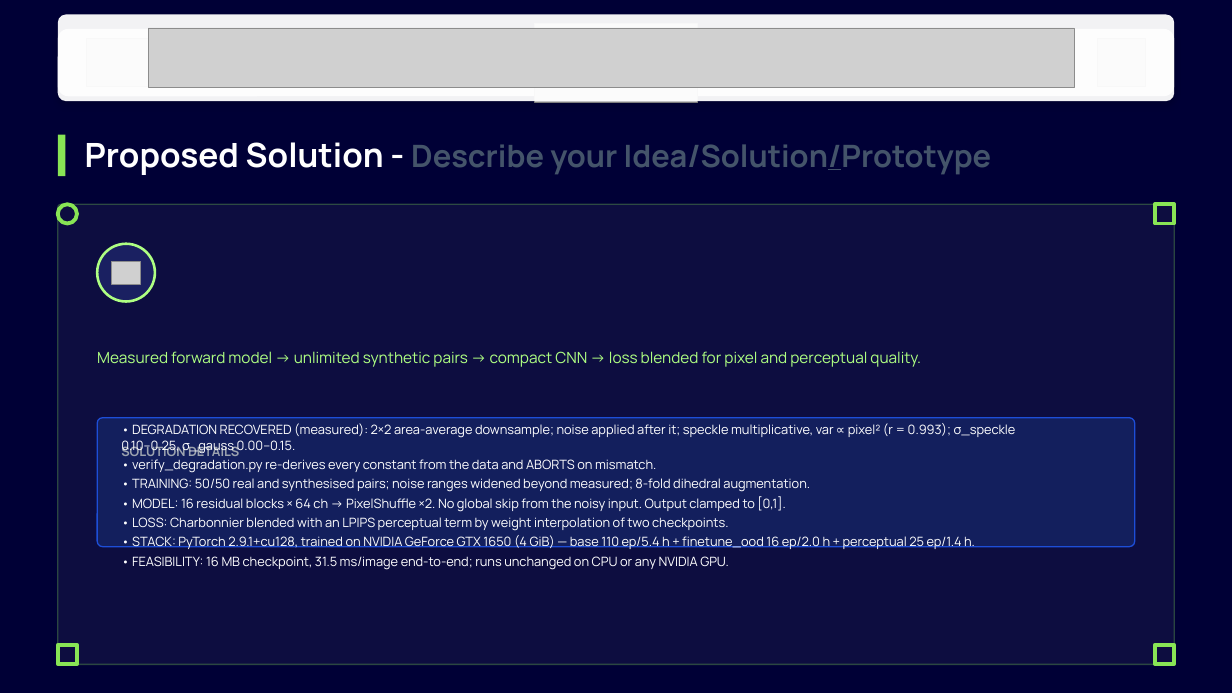
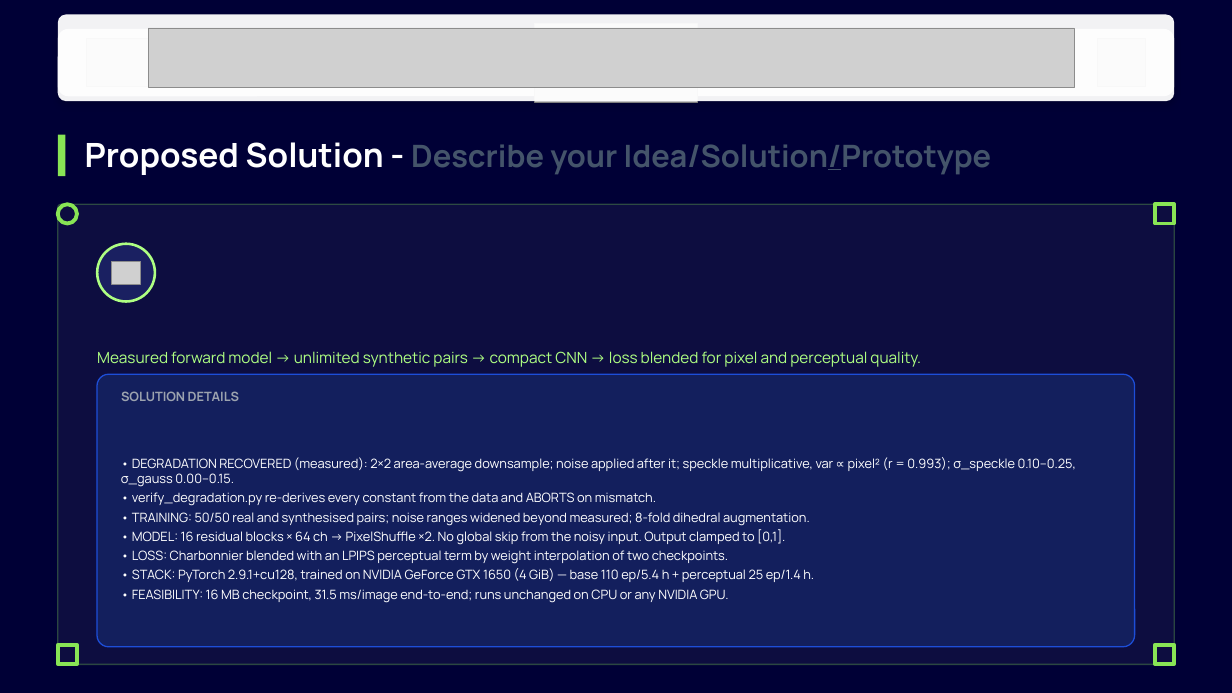
Before and after one commit to bevinj2255/i4c_hackathon, a slide deck: slide 4 of solution_presentation.pptx. Drawn at 1232x693 pixels with LibreOffice and Linux fonts; fonts in the diff are those of the drawing; grey boxes stand for pictures; background and template pictures are left out; a plain dark background stands for a picture behind light text. Boxes give left, top, right and bottom in pixels: in the first picture for what was removed or moved away, otherwise in the second. Text is boxed around its words. In the diff, an @@ line names an element or a change of style, - is before the commit and + after.

Commit message:
Proofread the deck by rendering it, and fix what that exposed
Set academic year to 4th. Then rendered all 7 PDF pages to images and looked at them,
rather than only checking that the text was present. Text can be correct and still be
unreadable, and five real defects were only visible that way:

  - the Proposed Solution bullets overflowed their card and printed over the SOLUTION
    DETAILS label. The card resize had silently done nothing: the selector filtered on
    'not sh.has_text_frame', but auto-shapes HAVE a text frame, so it matched no shapes
    and failed without error.
  - 'Bevin Punnoose Jacob' wrapped onto three lines and the email broke mid-word
    ('govindinferno@gmail.co / m') in the template's 1.2in boxes. Widened them.
  - two badge icons on the Impact slide sat on top of the metric text after the cards
    moved up; they now move with their labels.
  - the references were printed under the heading 'Prototype / Simulation Video', which
    mislabels them. They now have their own REFERENCES block, and the video box states
    plainly that no video was submitted.
  - the stack line listed finetune_ood, an experiment we measured and rejected. It
    contributed nothing to the shipped weights and does not belong on a results slide.

Cards are now sized to their content and text is placed inside them instead of being
allowed to spill.

```diff
--- a/solution_presentation.pptx
+++ b/solution_presentation.pptx
@@ rounded rectangle: place and size @@
-rounded rectangle at <box>97,418,1135,547</box>
+rounded rectangle at <box>97,374,1135,647</box>
@@ text "SOLUTION DETAILS" rewrapped from <box>121,444,239,461</box> to <box>121,391,239,401</box> @@
@@ text "• DEGRADATION RECOVERED (measured): 2×2 ...": place and size @@
-text "• DEGRADATION RECOVERED (measured): 2×2 ..." at <box>121,423,1016,570</box>
+text "• DEGRADATION RECOVERED (measured): 2×2 ..." at <box>121,457,1076,603</box>
@@ text at <box>132,568,814,582</box>: text changed @@
-• STACK: PyTorch 2.9.1+cu128, trained on NVIDIA GeForce GTX 1650 (4 GiB) — base 110 ep/5.4 h + finetune_ood 16 ep/2.0 h + perceptual 25 ep/1.4 h.
+• STACK: PyTorch 2.9.1+cu128, trained on NVIDIA GeForce GTX 1650 (4 GiB) — base 110 ep/5.4 h + perceptual 25 ep/1.4 h.
```
Also in this commit, not shown: 6 other slides changed, 2 other files.
